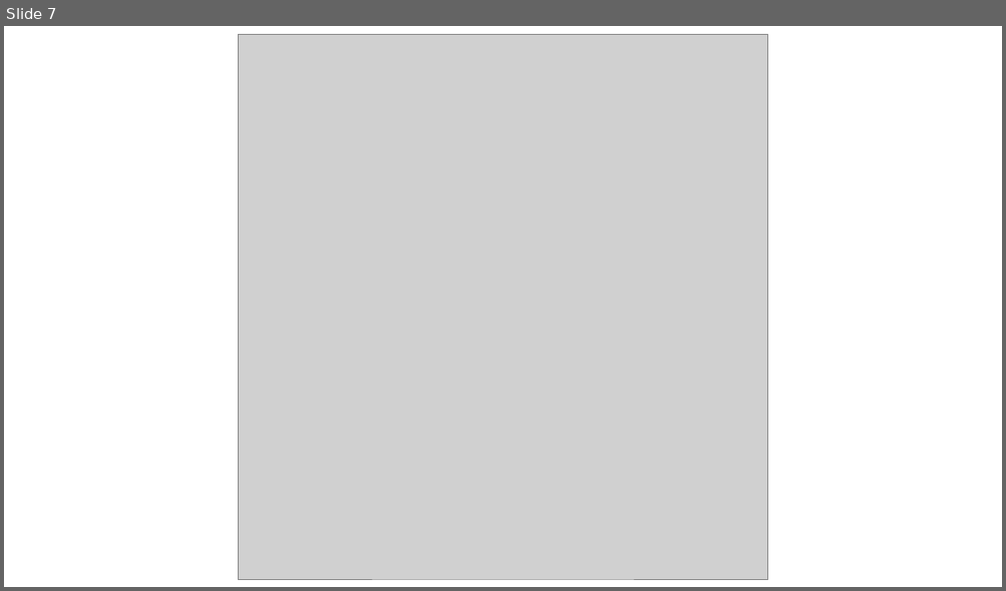
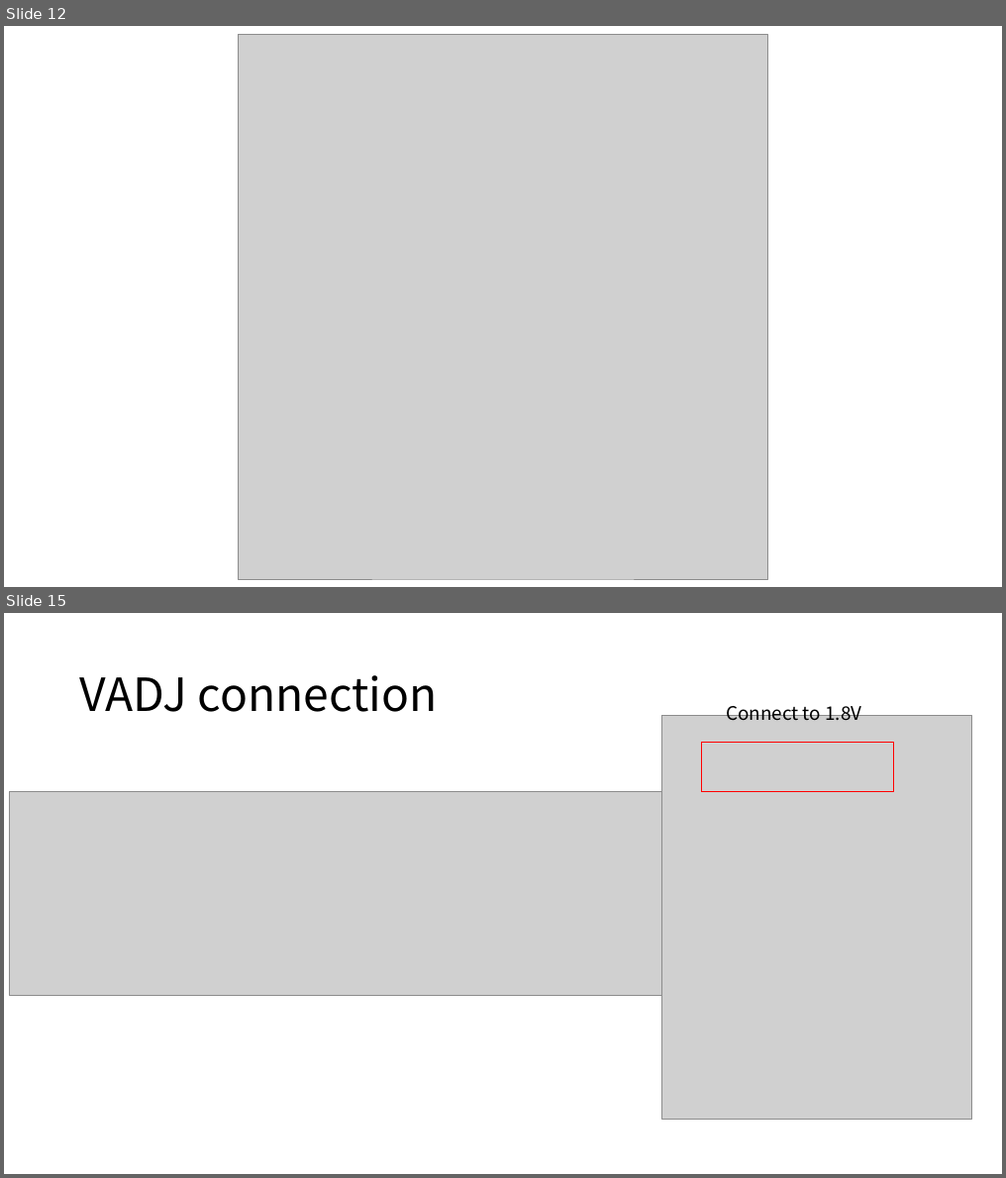
Before and after one commit to snu-quiqcl/RFSoC_FrontEnd, a slide deck: Documents/PPT/RFSoC RF FrontEnd_v1_00.pptx. Shown one above the other, each under a label of ours: slide 7 before the commit, slides 12 and 15 after it; the slides between them are not shown. The pictures are 1006x591 and 1006x1178 pixels, drawn with LibreOffice and Linux fonts; fonts in the diff are those of the drawing; grey boxes stand for pictures. Boxes give left, top, right and bottom in pixels: in the first picture for what was removed or moved away, otherwise in the second. Text is boxed around its words. In the diff, an @@ line names an element or a change of style, - is before the commit and + after.

```diff
--- a/Documents/PPT/RFSoC RF FrontEnd_v1_00.pptx
+++ b/Documents/PPT/RFSoC RF FrontEnd_v1_00.pptx
@@ slide 15 added at (x1=4, y1=613, x2=1002, y2=1174), background #FFFFFF @@
@@ title added at (x1=80, y1=675, x2=438, y2=712), 44 pt, text #000000 @@
+VADJ connection
@@ text added at (x1=726, y1=701, x2=861, y2=721), 18 pt, text #000000 @@
+Connect to 1.8V
@@ picture added at (x1=662, y1=715, x2=972, y2=1119) @@
@@ rectangle added at (x1=702, y1=743, x2=893, y2=792), outline #FF0000 1 pt @@
@@ picture added at (x1=9, y1=792, x2=678, y2=995) @@
@@ what was slide 7 is now slide 12 @@
```
Also in this commit, not shown: 3 slides changed, 7 other slides added, 45 other files.
